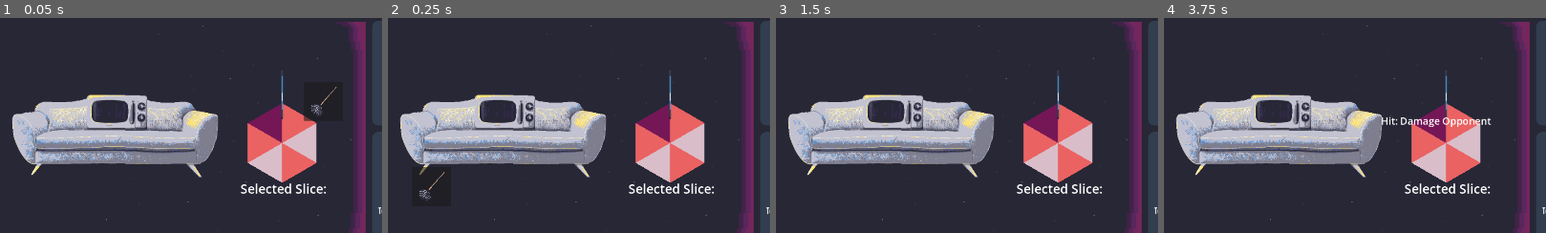
Above: before the commit, frames 1-4 (left to right).
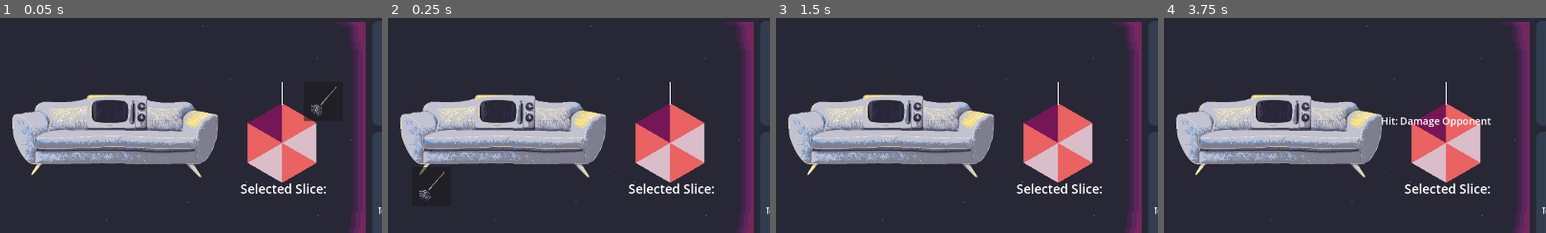
Above: after the commit, the same moments.

Repository: Dragos-F/spinner-autobattler
Game: Godot game, scene res://Scenes/MainScene.tscn
Two runs of this game, one before a commit and one after it. Both use one fixed random seed, a clock stepped at 60 frames per second and the inputs below. This scene is started directly instead of the project's main scene. The engine's default icon, where the game draws it, is replaced by a stand-in: a white triangle on a blue panel in a dark square.
Inputs (mouse positions are % of the whole screen's width and height, from its top left):
- Up to frame 1 (0.05 s): no input
- Up to frame 2 (0.25 s): no input
- Up to frame 3 (1.5 s): click (2, 95) at 0.5 s; click (6, 95) at 1.25 s
- Up to frame 4 (3.75 s): click (10, 95) at 2 s; click (12, 55) at 2.75 s; tap Enter at 3.5 s; drag from (72, 29) to (60, 28) at 3.52 s
The pictures show only the part of the screen within x 35-85%, y 0-50%; the shares and areas given below are measured in that part.

The runs differ from the first frame. In frame 1, 0.1% of the frame differs, in the area x 73-75%, y 24-48%; in frame 2, 0.1%; in frame 3, 0.1%; in frame 4, 0.1%.

Commit message:
Game Progression mechanics

Diff:
--- a/Scenes/MainScene.tscn
+++ b/Scenes/MainScene.tscn
@@ -88,14 +88,16 @@
 slots = [NodePath("../UIParent/ContestantUI/Control/VBoxContainer/Items/PanelContainer"), NodePath("../UIParent/ContestantUI/Control/VBoxContainer/Items/PanelContainer2"), NodePath("../UIParent/ContestantUI/Control/VBoxContainer/Items/PanelContainer3")]
 wheels = [NodePath("../PlayerWheels/PlayerWheel1/SpinControl/Wheel"), NodePath("../PlayerWheels/PlayerWheel2/SpinControl/Wheel"), NodePath("../PlayerWheels/PlayerWheel3/SpinControl/Wheel")]
 
-[node name="GameManager" type="Node" parent="." unique_id=1200465407 node_paths=PackedStringArray("EnemyDisplay", "EnemyTitleText", "EnemyDescriptionText", "EnemyHPSystem", "PrimaryEnemyWheel", "combatManager")]
+[node name="GameManager" type="Node" parent="." unique_id=1200465407 node_paths=PackedStringArray("EnemyDisplay", "EnemyTitleText", "EnemyDescriptionText", "EnemyHPSystem", "PrimaryEnemyWheel", "PrimaryEnemySpinner", "combatManager")]
 script = ExtResource("10_4b75m")
 EnemyDisplay = NodePath("../UIParent/CenterPlayArea/EnemyImage")
 EnemyTitleText = NodePath("../UIParent/EnemyDescription/VBoxContainer/Control/Label")
 EnemyDescriptionText = NodePath("../UIParent/EnemyDescription/VBoxContainer/Control2/Label")
 EnemyHPSystem = NodePath("../EnemyWheelBundle/EnemyHealthDisplay")
 EnemyCollections = Array[ExtResource("12_xb4mg")]([ExtResource("13_6t1o7")])
+EnemyCollectionBounds = Array[Vector2]([Vector2(0, 10)])
 PrimaryEnemyWheel = NodePath("../EnemyWheelBundle/SpinControl/Wheel")
+PrimaryEnemySpinner = NodePath("../EnemyWheelBundle/SpinControl")
 combatManager = NodePath("../CombatManager")
 
 [node name="CombatManager" type="Node" parent="." unique_id=317878429 node_paths=PackedStringArray("PlayerEntity", "PlayerSpinners", "EnemyEntity", "EnemySpinners", "InventorySys")]
@@ -545,6 +547,8 @@
 [connection signal="mouse_exited" from="EnemyWheelBundle/SpinControl/Wheel/@Node2D@519820/TemplatePolygon2D/Area2D" to="EnemyWheelBundle/SpinControl/Wheel/@Node2D@519820/TemplatePolygon2D" method="_on_area_2d_mouse_exited"]
 [connection signal="mouse_entered" from="EnemyWheelBundle/SpinControl/Wheel/@Node2D@519821/TemplatePolygon2D/Area2D" to="EnemyWheelBundle/SpinControl/Wheel/@Node2D@519821/TemplatePolygon2D" method="_on_area_2d_mouse_entered"]
 [connection signal="mouse_exited" from="EnemyWheelBundle/SpinControl/Wheel/@Node2D@519821/TemplatePolygon2D/Area2D" to="EnemyWheelBundle/SpinControl/Wheel/@Node2D@519821/TemplatePolygon2D" method="_on_area_2d_mouse_exited"]
+[connection signal="event_hpdepleted" from="EnemyWheelBundle/EnemyHealthDisplay" to="GameManager" method="_listener_entityDied"]
+[connection signal="event_hpdepleted" from="PlayerWheels/PlayerHealthDisplay" to="GameManager" method="_listener_entityDied"]
 [connection signal="sliceselected" from="PlayerWheels/PlayerWheel1/SpinControl" to="CombatManager" method="listen_player_spinresult"]
 [connection signal="mouse_entered" from="PlayerWheels/PlayerWheel1/SpinControl/Wheel/@Node2D@519822/TemplatePolygon2D/Area2D" to="PlayerWheels/PlayerWheel1/SpinControl/Wheel/@Node2D@519822/TemplatePolygon2D" method="_on_area_2d_mouse_entered"]
 [connection signal="mouse_exited" from="PlayerWheels/PlayerWheel1/SpinControl/Wheel/@Node2D@519822/TemplatePolygon2D/Area2D" to="PlayerWheels/PlayerWheel1/SpinControl/Wheel/@Node2D@519822/TemplatePolygon2D" method="_on_area_2d_mouse_exited"]
--- a/Scenes/full_wheel_bundle.tscn
+++ b/Scenes/full_wheel_bundle.tscn
@@ -5,8 +5,8 @@
 [ext_resource type="Resource" uid="uid://3up33ktrl02l" path="res://Resources/Items/Mop.tres" id="3_ij5ha"]
 [ext_resource type="Script" uid="uid://b4s8obyrwa5gj" path="res://Scripts/template_slice.gd" id="4_2xwbh"]
 [ext_resource type="PackedScene" uid="uid://c2q8wvvn4hjw8" path="res://Scenes/tooltip.tscn" id="5_ls4bm"]
-[ext_resource type="Texture2D" uid="uid://5j4kojdswfcv" path="res://icon.svg" id="5_mhm25"]
 [ext_resource type="Script" uid="uid://cbgxtbomb3nex" path="res://Scripts/wheel_clicker.gd" id="6_dn5a7"]
+[ext_resource type="Texture2D" uid="uid://qo0ug1w1dfv5" path="res://VisualAssets/square.png" id="6_ls4bm"]
 
 [sub_resource type="RectangleShape2D" id="RectangleShape2D_c1ier"]
 size = Vector2(128, 128)
@@ -38,7 +38,7 @@
 position = Vector2(3.8146973e-06, -124)
 rotation = -3.1415927
 scale = Vector2(0.04000002, 1)
-texture = ExtResource("5_mhm25")
+texture = ExtResource("6_ls4bm")
 script = ExtResource("6_dn5a7")
 result = NodePath("../Label")
 
@@ -59,14 +59,14 @@
 
 [connection signal="mouse_entered" from="SpinControl/Wheel/TemplatePolygon2D/Area2D" to="SpinControl/Wheel/TemplatePolygon2D" method="_on_area_2d_mouse_entered"]
 [connection signal="mouse_exited" from="SpinControl/Wheel/TemplatePolygon2D/Area2D" to="SpinControl/Wheel/TemplatePolygon2D" method="_on_area_2d_mouse_exited"]
-[connection signal="mouse_entered" from="SpinControl/Wheel/@Node2D@472297/TemplatePolygon2D/Area2D" to="SpinControl/Wheel/@Node2D@472297/TemplatePolygon2D" method="_on_area_2d_mouse_entered"]
-[connection signal="mouse_exited" from="SpinControl/Wheel/@Node2D@472297/TemplatePolygon2D/Area2D" to="SpinControl/Wheel/@Node2D@472297/TemplatePolygon2D" method="_on_area_2d_mouse_exited"]
-[connection signal="mouse_entered" from="SpinControl/Wheel/@Node2D@472298/TemplatePolygon2D/Area2D" to="SpinControl/Wheel/@Node2D@472298/TemplatePolygon2D" method="_on_area_2d_mouse_entered"]
-[connection signal="mouse_exited" from="SpinControl/Wheel/@Node2D@472298/TemplatePolygon2D/Area2D" to="SpinControl/Wheel/@Node2D@472298/TemplatePolygon2D" method="_on_area_2d_mouse_exited"]
-[connection signal="mouse_entered" from="SpinControl/Wheel/@Node2D@472299/TemplatePolygon2D/Area2D" to="SpinControl/Wheel/@Node2D@472299/TemplatePolygon2D" method="_on_area_2d_mouse_entered"]
-[connection signal="mouse_exited" from="SpinControl/Wheel/@Node2D@472299/TemplatePolygon2D/Area2D" to="SpinControl/Wheel/@Node2D@472299/TemplatePolygon2D" method="_on_area_2d_mouse_exited"]
-[connection signal="mouse_entered" from="SpinControl/Wheel/@Node2D@472300/TemplatePolygon2D/Area2D" to="SpinControl/Wheel/@Node2D@472300/TemplatePolygon2D" method="_on_area_2d_mouse_entered"]
-[connection signal="mouse_exited" from="SpinControl/Wheel/@Node2D@472300/TemplatePolygon2D/Area2D" to="SpinControl/Wheel/@Node2D@472300/TemplatePolygon2D" method="_on_area_2d_mouse_exited"]
-[connection signal="mouse_entered" from="SpinControl/Wheel/@Node2D@472301/TemplatePolygon2D/Area2D" to="SpinControl/Wheel/@Node2D@472301/TemplatePolygon2D" method="_on_area_2d_mouse_entered"]
-[connection signal="mouse_exited" from="SpinControl/Wheel/@Node2D@472301/TemplatePolygon2D/Area2D" to="SpinControl/Wheel/@Node2D@472301/TemplatePolygon2D" method="_on_area_2d_mouse_exited"]
+[connection signal="mouse_entered" from="SpinControl/Wheel/@Node2D@867850/TemplatePolygon2D/Area2D" to="SpinControl/Wheel/@Node2D@867850/TemplatePolygon2D" method="_on_area_2d_mouse_entered"]
+[connection signal="mouse_exited" from="SpinControl/Wheel/@Node2D@867850/TemplatePolygon2D/Area2D" to="SpinControl/Wheel/@Node2D@867850/TemplatePolygon2D" method="_on_area_2d_mouse_exited"]
+[connection signal="mouse_entered" from="SpinControl/Wheel/@Node2D@867851/TemplatePolygon2D/Area2D" to="SpinControl/Wheel/@Node2D@867851/TemplatePolygon2D" method="_on_area_2d_mouse_entered"]
+[connection signal="mouse_exited" from="SpinControl/Wheel/@Node2D@867851/TemplatePolygon2D/Area2D" to="SpinControl/Wheel/@Node2D@867851/TemplatePolygon2D" method="_on_area_2d_mouse_exited"]
+[connection signal="mouse_entered" from="SpinControl/Wheel/@Node2D@867852/TemplatePolygon2D/Area2D" to="SpinControl/Wheel/@Node2D@867852/TemplatePolygon2D" method="_on_area_2d_mouse_entered"]
+[connection signal="mouse_exited" from="SpinControl/Wheel/@Node2D@867852/TemplatePolygon2D/Area2D" to="SpinControl/Wheel/@Node2D@867852/TemplatePolygon2D" method="_on_area_2d_mouse_exited"]
+[connection signal="mouse_entered" from="SpinControl/Wheel/@Node2D@867853/TemplatePolygon2D/Area2D" to="SpinControl/Wheel/@Node2D@867853/TemplatePolygon2D" method="_on_area_2d_mouse_entered"]
+[connection signal="mouse_exited" from="SpinControl/Wheel/@Node2D@867853/TemplatePolygon2D/Area2D" to="SpinControl/Wheel/@Node2D@867853/TemplatePolygon2D" method="_on_area_2d_mouse_exited"]
+[connection signal="mouse_entered" from="SpinControl/Wheel/@Node2D@867854/TemplatePolygon2D/Area2D" to="SpinControl/Wheel/@Node2D@867854/TemplatePolygon2D" method="_on_area_2d_mouse_entered"]
+[connection signal="mouse_exited" from="SpinControl/Wheel/@Node2D@867854/TemplatePolygon2D/Area2D" to="SpinControl/Wheel/@Node2D@867854/TemplatePolygon2D" method="_on_area_2d_mouse_exited"]
 [connection signal="area_entered" from="WheelClicker/Area2D" to="WheelClicker" method="_on_area_2d_area_entered"]
--- a/Scripts/game_manager.gd
+++ b/Scripts/game_manager.gd
@@ -6,8 +6,10 @@
 @export var EnemyHPSystem:HealthEntity
 
 @export var EnemyCollections:Array[EnemyCollection]
+@export var EnemyCollectionBounds:Array[Vector2]
 @export var ActiveEnemyCollection:int=0
 @export var PrimaryEnemyWheel:Wheel
+@export var PrimaryEnemySpinner:Spinner
 
 @export var combatManager:CombatManager
 var StageNumber:int=0
@@ -38,9 +40,48 @@
 	ActiveEnemyHP = enemy.BaseHealth
 	EnemyHPSystem.currenthealth = enemy.BaseHealth
 	EnemyHPSystem.maxhealth = enemy.BaseHealth
+	EnemyHPSystem.isAlive = true
 	combatManager.EnemyEntity = EnemyHPSystem
+	PrimaryEnemySpinner.modulate = Color.from_hsv(0,0,1)
+	EnemyDisplay.modulate = Color.from_hsv(0,0,1)
 
 func _input(event: InputEvent) -> void:
 	if event is InputEventKey and event.pressed and !event.is_echo():
 		if event.keycode == KEY_P:
 			LoadRandomEnemy()
+		elif event.keycode == KEY_G:
+			if PreparedToReset:
+				PrimaryEnemySpinner.canBeStarted = true
+				LoadRandomEnemy()
+				PreparedToReset = false
+
+var PreparedToReset
+
+func _listener_entityDied(he:HealthEntity):
+	print("entitydied")
+	if he == EnemyHPSystem:
+		print("active enemy has been killed")
+		PrimaryEnemySpinner.modulate = Color.from_hsv(0,0,0.2)
+		PrimaryEnemySpinner.canBeStarted = false
+		EnemyDisplay.modulate = Color.from_hsv(0,0,0.2)
+		GameProgressProcedure()
+	elif he == combatManager.PlayerEntity:
+		print("player has been killed")
+	return
+
+func GameProgressProcedure():
+	print("progressing to next encounter")
+	StageNumber+=1
+	var collectionindex = 0
+	for er in EnemyCollectionBounds:
+		if StageNumber >= er.x and StageNumber <= er.y:
+			print("now using enemy collection "+ str(collectionindex))
+			ActiveEnemyCollection = collectionindex
+			break
+		collectionindex+=1
+
+	# LOOT PHASE HERE
+
+	#LoadRandomEnemy()
+	PreparedToReset = true
+	pass
--- a/Scripts/hp_entity.gd
+++ b/Scripts/hp_entity.gd
@@ -7,6 +7,7 @@
 @export var animator:AnimationPlayer
 @export var healthtext:Label
 var healthAnimLength:float = 1
+signal event_hpdepleted(healthE:HealthEntity)
 # Called when the node enters the scene tree for the first time.
 func _ready() -> void:
 	animator.play(animationname)
@@ -35,13 +36,14 @@
 		elif event.keycode == KEY_LEFT:
 			position += Vector2(-5,0)
 
-
 func changehealth(amount:float)->float:
 	currenthealth = currenthealth+amount
 	if currenthealth > maxhealth:
 		currenthealth = maxhealth
-	if currenthealth < 0:
+	if currenthealth <= 0:
 		currenthealth = 0
+		isAlive=false
+		event_hpdepleted.emit(self)
 	updateHealthDisplay()
 	return currenthealth
 
--- a/Scripts/spin_control.gd
+++ b/Scripts/spin_control.gd
@@ -21,10 +21,12 @@
 # Called every frame. 'delta' is the elapsed time since the previous frame.
 func _process(delta: float) -> void:
 	pass
-
+var canBeStarted = true
 func random_spin():
 	if wheel.item == null:
 		print("can't spin, no item assigned")
+		return
+	if !canBeStarted:
 		return
 	isSpinning = true
 	var testRand = randf()
@@ -36,19 +38,21 @@
 	test_clicker.spining_text()
 	await tween.finished
 	print ("Tried to select a Slice")
-	var pickedslice = test_clicker.select_slice()
-	sliceselected.emit(pickedslice,name)
+	if canBeStarted:
+		var pickedslice = test_clicker.select_slice()
+		sliceselected.emit(pickedslice,name)
 	reset_spin()
 
 func reset_spin():
 	test_clicker.reset_text()
 	var tween = get_tree().create_tween()
-	tween.tween_property(self, "rotation", 0, ResetTime).set_trans(Tween.TRANS_SINE).set_delay(WaitTime-SubtractedWaitTime+ExtraWaitTime)
+	tween.tween_property(self, "rotation", 0, ResetTime-SubtractedWaitTime+ExtraWaitTime).set_trans(Tween.TRANS_SINE).set_delay(WaitTime)
 	tween.tween_callback(random_spin)
 	if ExtraWaitTime > 0:
 		ExtraWaitTime = 0
 	if SubtractedWaitTime > 0:
 		SubtractedWaitTime = 0
+
 var isSpinning = false
 func _input(event):
 	if event is InputEventKey and event.pressed and !event.is_echo():
